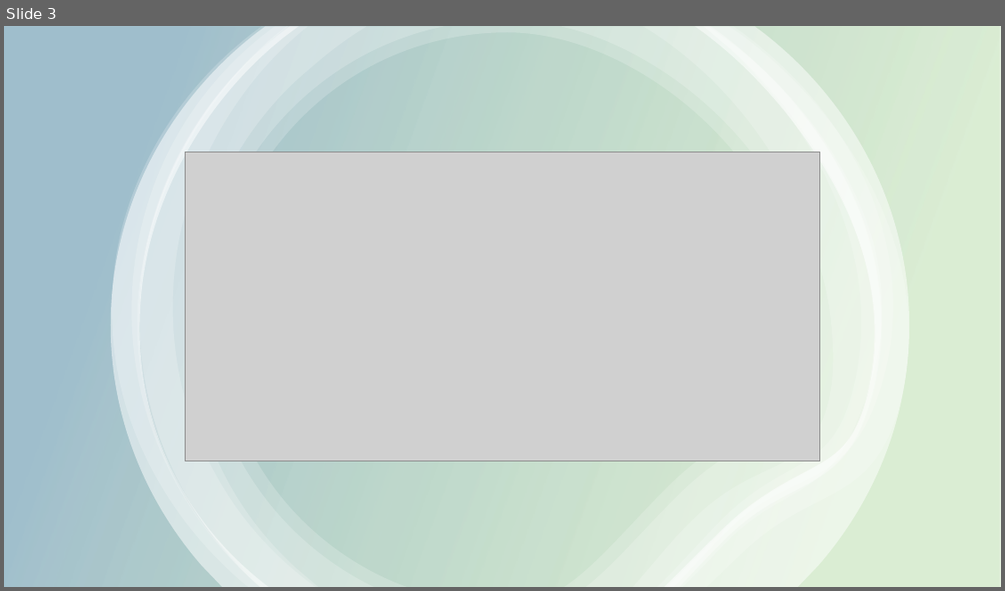
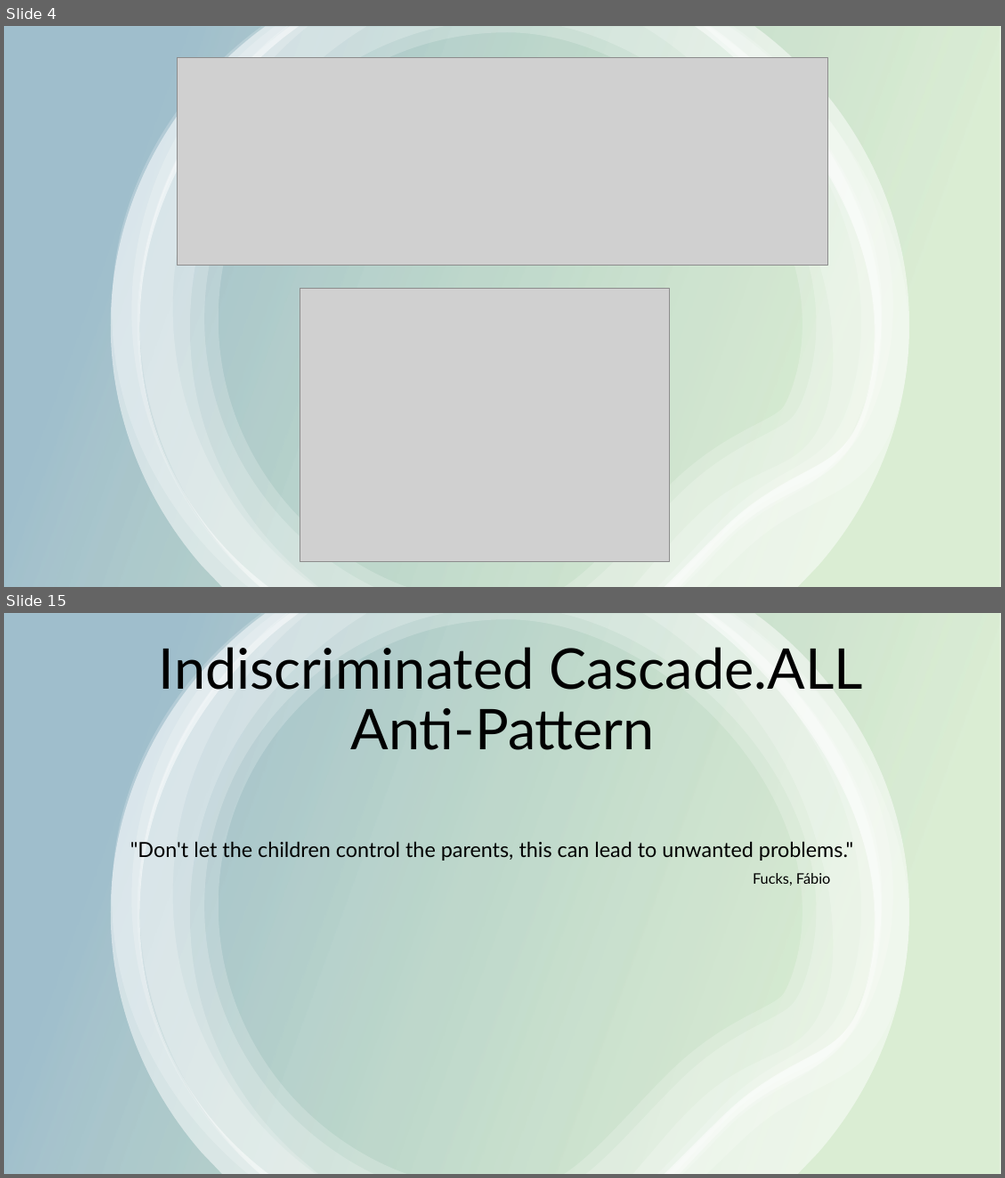
Before and after one commit to FFucks/hibernate, a slide deck: hibernate_presentation.pptx. Shown one above the other, each under a label of ours: slide 3 before the commit, slides 4 and 15 after it; the slides between them are not shown. The pictures are 1005x591 and 1005x1178 pixels, drawn with LibreOffice and Linux fonts; fonts in the diff are those of the drawing; grey boxes stand for pictures. Boxes give left, top, right and bottom in pixels: in the first picture for what was removed or moved away, otherwise in the second. Text is boxed around its words. In the diff, an @@ line names an element or a change of style, - is before the commit and + after.

```diff
--- a/hibernate_presentation.pptx
+++ b/hibernate_presentation.pptx
@@ slide 15 added at [4, 613, 1001, 1174], background #FFFFFF @@
@@ rectangle added at [4, 613, 1001, 1174], fill gradient #4EA72E to #156082 @@
@@ group added at [111, 613, 909, 1174]: 6 freeform shapes @@
@@ title added at [159, 641, 863, 750], 54 pt, text #000000 @@
+Indiscriminated Cascade.ALL Anti-Pattern
@@ text added at [130, 841, 853, 860], 20 pt, text #000000 @@
+"Don't let the children control the parents, this can lead to unwanted problems."
@@ text added at [752, 873, 831, 885], 14 pt, text #000000 @@
+Fucks, Fábio
@@ what was slide 3 is now slide 4 @@
@@ slide 4 changed as well @@
@@ picture: place and size @@
-picture at [185, 151, 821, 460]
+picture at [177, 57, 827, 265]
@@ picture added at [299, 288, 670, 562] @@
```
Also in this commit, not shown: 2 other slides changed, 11 other slides added, 6 slides removed, 12 other files.
